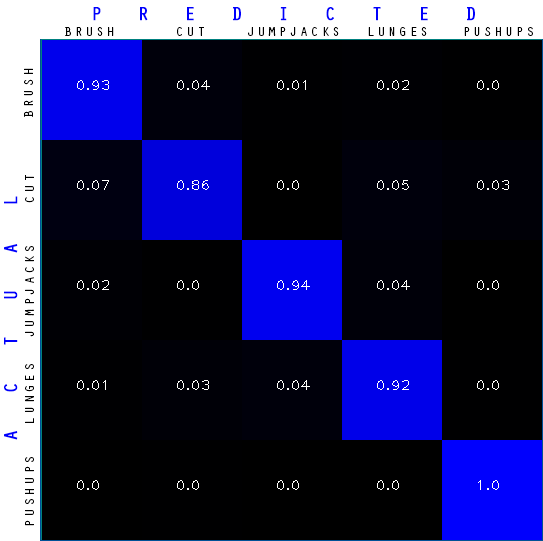
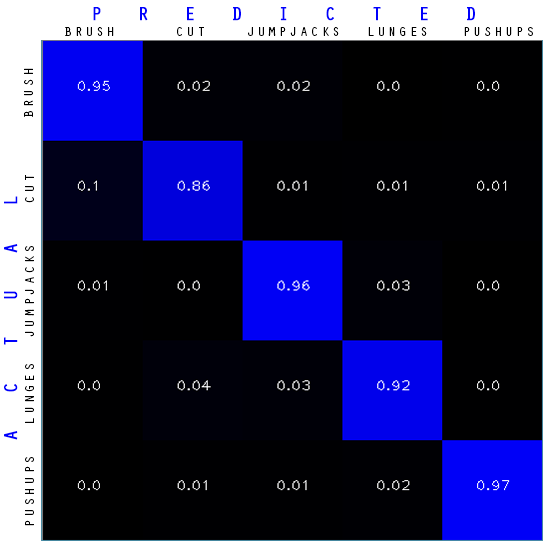
Two versions of the same layered image (w=543, h=541). Layer-by-layer changes:
added layer "testE3" above "testE1" over [41, 40, 543, 541]
hid "testD4" over [40, 39, 543, 541]
hid "testD3" over [40, 39, 543, 541]
hid "testD2" over [40, 40, 543, 541]
hid "testD1" over [40, 40, 543, 541]
hid "testC4" over [40, 39, 543, 541]
hid "testC3" over [41, 39, 543, 541]
hid "testC2" over [40, 40, 543, 541]
hid "testC1" over [40, 40, 543, 541]
hid "testB4" over [40, 39, 543, 541]
hid "testB3" over [40, 40, 543, 541]
hid "testB2" over [40, 39, 543, 541]
hid "testB1" over [40, 40, 543, 541]
hid "testA2" over [40, 40, 542, 541]
hid "testA1" over [40, 40, 543, 541]
